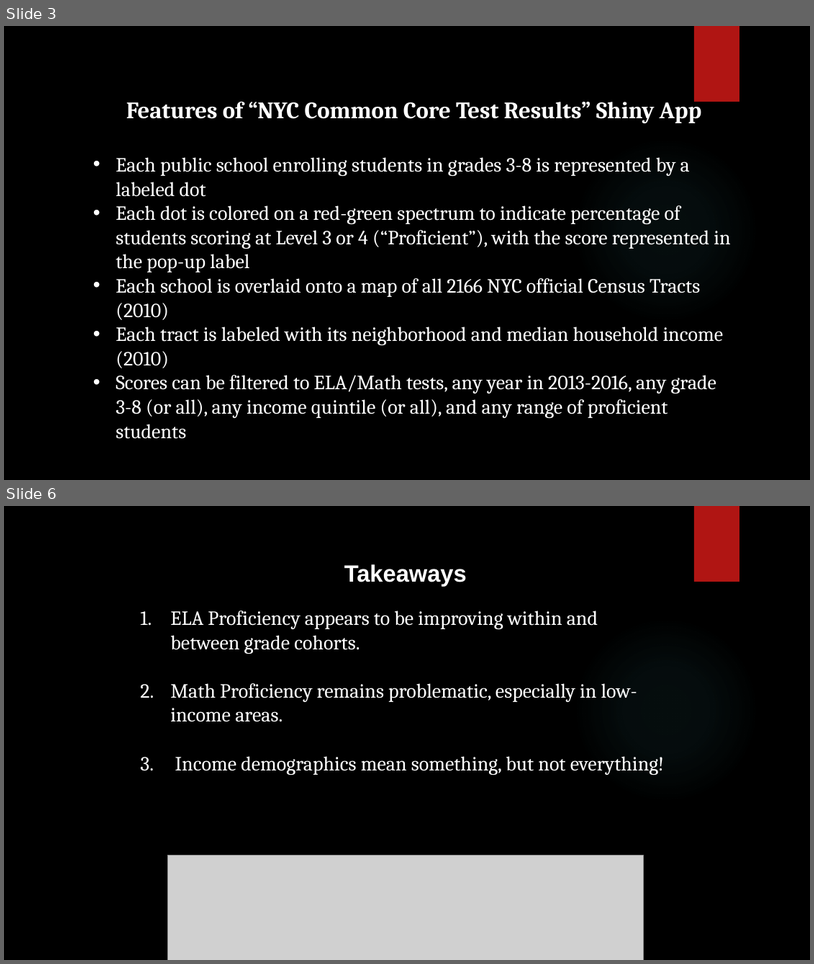
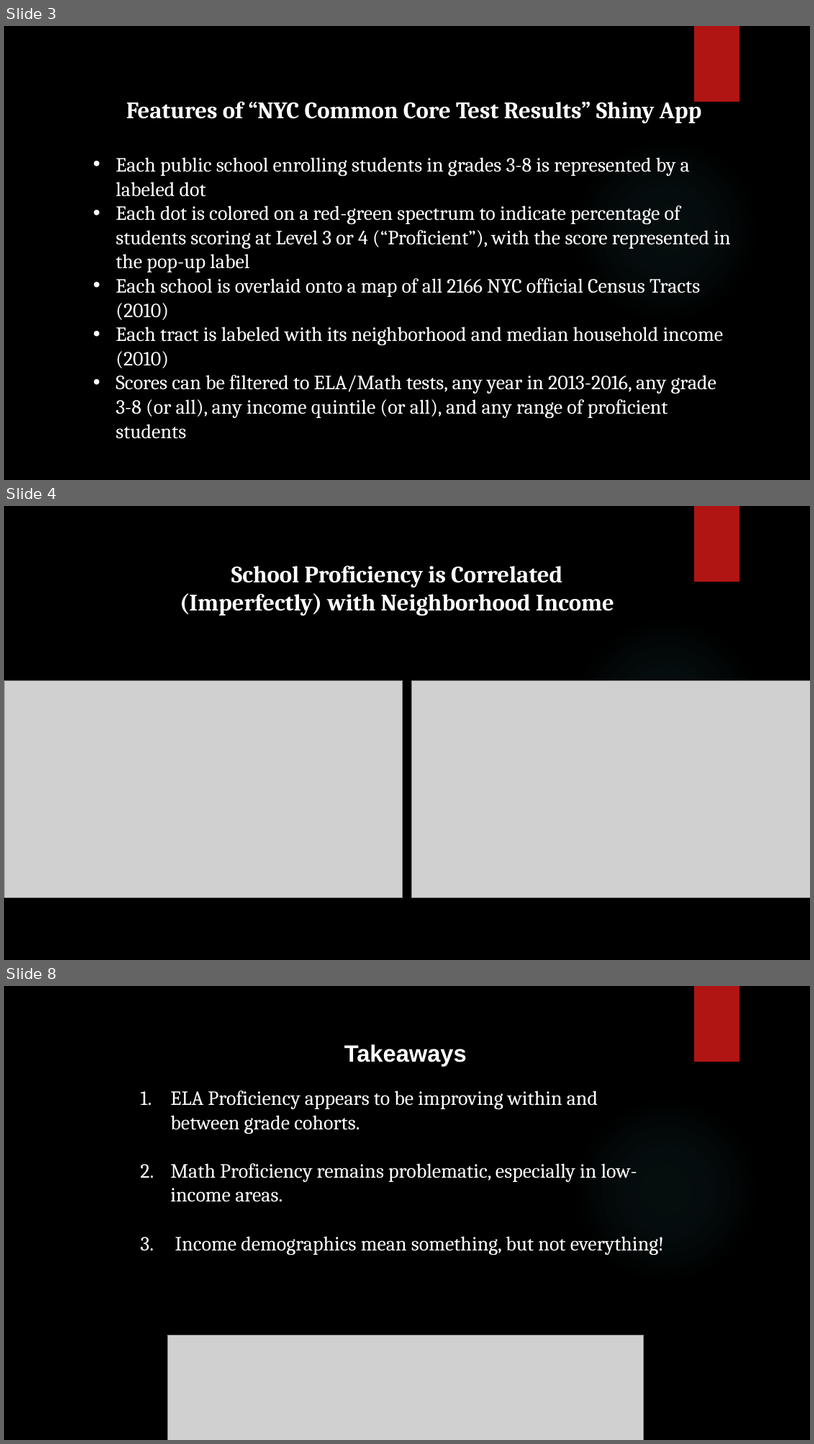
Before and after one commit to nycdatasci/bootcamp008_project, a slide deck: Project1-ExploreVis/davidletzler1/NYCSchoolMap.pptx. Shown one above the other, each under a label of ours: slides 3 and 6 before the commit, slides 3, 4 and 8 after it; the slides between them are not shown. The pictures are 814x964 and 814x1444 pixels, drawn with LibreOffice and Linux fonts; fonts in the diff are those of the drawing; grey boxes stand for pictures; background and template pictures are left out. Boxes give left, top, right and bottom in pixels: in the first picture for what was removed or moved away, otherwise in the second. Text is boxed around its words. In the diff, an @@ line names an element or a change of style, - is before the commit and + after.

```diff
--- a/Project1-ExploreVis/davidletzler1/NYCSchoolMap.pptx
+++ b/Project1-ExploreVis/davidletzler1/NYCSchoolMap.pptx
@@ slide 4 added at (4, 506, 810, 960), background picture (left out); not listed: 2 template elements that a slide beside it also shows @@
@@ text added at (180, 566, 615, 615), 28 pt, text #FFFFFF, bold @@
+School Proficiency is Correlated (Imperfectly) with Neighborhood Income
@@ picture added at (4, 681, 403, 898) @@
@@ picture added at (412, 681, 810, 898) @@
@@ what was slide 6 is now slide 8 @@
```
Also in this commit, not shown: 3 other slides added, 2 slides removed, 1 other file.
